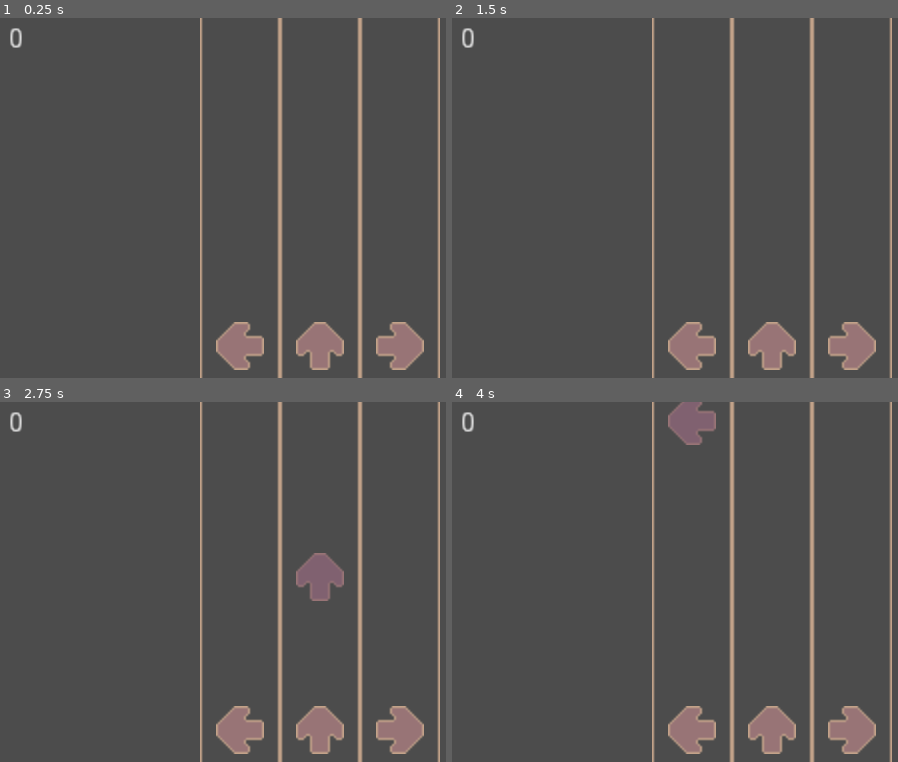
Above: before the commit, frames 1-4 (two rows, left to right).
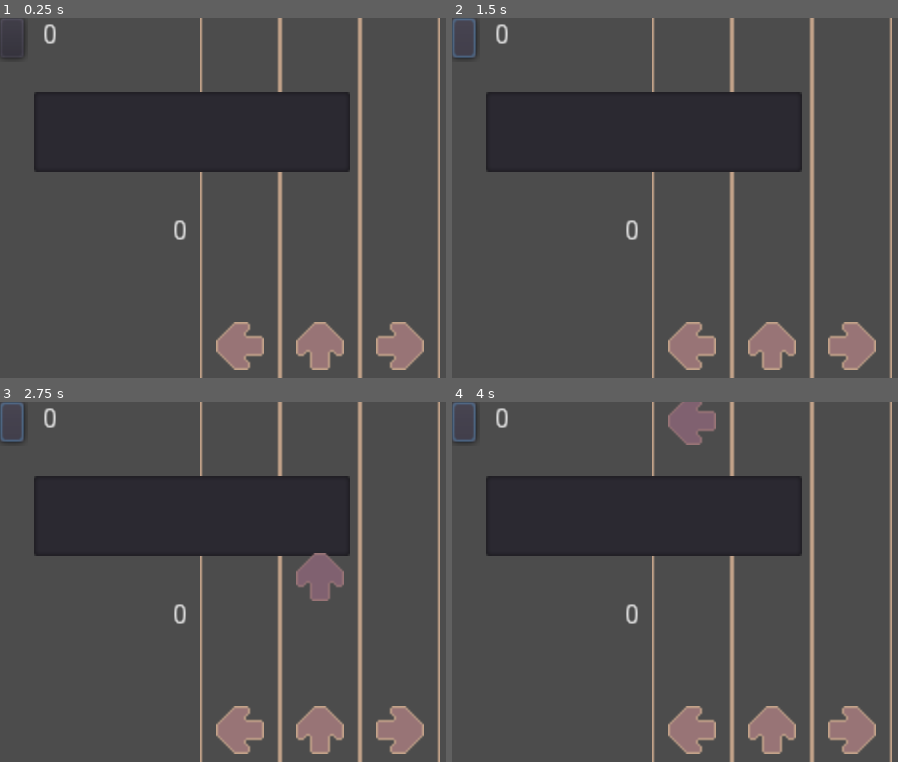
Above: after the commit, the same moments.

Repository: claramckinley/MusicGame
Game: Godot game, scene res://Scenes/Game.tscn
Same seed, same stepped clock (60 frames per second), same inputs: the game is played once before the commit and once after it. Sound files missing from this copy of the repository are replaced by a short silence.
Inputs (mouse positions are in pixels of both pictures, inside the frame that each line leads up to):
- Up to frame 1 (0.25 s): no input
- Up to frame 2 (1.5 s): click (465, 39) at 0.52 s; click (465, 39) at 1.27 s
- Up to frame 3 (2.75 s): click (13, 423) at 2.02 s
- Up to frame 4 (4 s): no input

The runs differ from the first frame. In frame 1, 16% of the frame differs, in the area x 0-79%, y 1-62%; in frame 2, 16%, in the area x 0-79%, y 0-62%; in frame 3, 16%; in frame 4, 16%.

Commit message:
minor changes

Diff:
--- a/API/spotify.gd
+++ b/API/spotify.gd
@@ -1,6 +1,7 @@
 extends Node
 
 var clientId = "35eb3120ba3841ddbc1b3cab8c573f80"
+var clientSecret = "8288717bc1004029b002cfe9bef7a50c"
 var code = null
 
 var verifier = null
--- a/Scenes/Game.tscn
+++ b/Scenes/Game.tscn
@@ -8,7 +8,6 @@
 [ext_resource path="res://Scripts/Game.gd" type="Script" id=6]
 [ext_resource path="res://Sprites/arrow_up_frames.tres" type="SpriteFrames" id=7]
 [ext_resource path="res://Scenes/Conductor.tscn" type="PackedScene" id=8]
-[ext_resource path="res://addons/gopotify/client.gd" type="Script" id=9]
 
 [node name="Game" type="Node2D"]
 script = ExtResource( 6 )
@@ -34,10 +33,20 @@
 input = "right"
 
 [node name="Label" type="Label" parent="."]
-margin_left = 4.0
-margin_top = 4.0
-margin_right = 44.0
-margin_bottom = 18.0
+margin_left = 86.0
+margin_top = 100.0
+margin_right = 126.0
+margin_bottom = 114.0
+text = "0"
+__meta__ = {
+"_edit_use_anchors_": false
+}
+
+[node name="Label2" type="Label" parent="."]
+margin_left = 21.0
+margin_top = 2.0
+margin_right = 61.0
+margin_bottom = 16.0
 text = "0"
 __meta__ = {
 "_edit_use_anchors_": false
@@ -58,10 +67,16 @@
 volume_db = -15.0
 bpm = 115
 
-[node name="Gopotify" type="HTTPRequest" parent="."]
-script = ExtResource( 9 )
-client_id = "35eb3120ba3841ddbc1b3cab8c573f80"
-client_secret = "8288717bc1004029b002cfe9bef7a50c"
+[node name="Button" type="Button" parent="."]
+margin_right = 12.0
+margin_bottom = 20.0
+
+[node name="TextEdit" type="TextEdit" parent="."]
+margin_left = 17.0
+margin_top = 37.0
+margin_right = 175.0
+margin_bottom = 77.0
 
 [connection signal="beat" from="Conductor" to="." method="_on_Conductor_beat"]
 [connection signal="measure" from="Conductor" to="." method="_on_Conductor_measure"]
+[connection signal="pressed" from="Button" to="." method="_on_Button_pressed"]
--- a/Scripts/Game.gd
+++ b/Scripts/Game.gd
@@ -25,6 +25,7 @@
 var rand = 0
 var note = load("res://Scenes/Note.tscn")
 var instance
+var http_req
 
 
 func _ready():
@@ -162,3 +163,76 @@
 func reset_combo():
 	combo = 0
 	$Combo.text = ""
+
+
+var clientId = "35eb3120ba3841ddbc1b3cab8c573f80"
+var clientSecret = "8288717bc1004029b002cfe9bef7a50c"
+var code = null
+
+func _on_Button_pressed():
+	if code == null:
+		http_req = HTTPRequest.new()
+		add_child(http_req)
+		http_req.connect("request_completed", self, "_http_request_completed")
+#		get_auth()
+		get_access_to_account()
+	else:
+#		search_spotify($TextEdit.text)
+		play_spotify($TextEdit.text)
+
+func get_auth():
+	var Client = HTTPClient.new()
+	var url = "https://accounts.spotify.com/api/token"
+	var auth = Marshalls.utf8_to_base64(clientId + ":" + clientSecret)
+	var headers = [
+		"Authorization: Basic " + auth,
+		"Content-Type: application/x-www-form-urlencoded"]
+	var body = {"grant_type":"client_credentials"}
+	http_req.request(url, headers, true, HTTPClient.METHOD_POST, Client.query_string_from_dict(body))
+
+func get_access_to_account():
+	var Client = HTTPClient.new()
+	var url = "https://accounts.spotify.com/authorize?"
+	var auth = Marshalls.utf8_to_base64(clientId + ":" + clientSecret)
+	var headers = [
+		"Authorization: Basic " + auth,
+		"Content-Type: application/x-www-form-urlencoded"]
+	var body = {
+		"client_id":clientId,
+		"response_type":"code",
+		"redirect_uri":"http://localhost:8060/callback",
+		"scope":"user-read-private user-read-email"
+	}
+	http_req.request(url, headers, true, HTTPClient.METHOD_POST, Client.query_string_from_dict(body))
+
+func search_spotify(search_query):
+	var Client = HTTPClient.new()
+	var url = "https://api.spotify.com/v1/search?" + "q=" + search_query + "&type=track&limit=10"
+	var headers = ["Authorization: Bearer " + code]
+	print(url)
+	http_req.request(url, headers, true, HTTPClient.METHOD_GET)
+
+func play_spotify(search_query):
+	var Client = HTTPClient.new()
+	var url = "https://api.spotify.com/v1/me/player/play"
+	var headers = ["Authorization: Bearer " + code]
+	print(url)
+	var body = {"scope":"user-modify-playback-state user-read-playback-state"}
+	http_req.request(url, headers, true, HTTPClient.METHOD_PUT, Client.query_string_from_dict(body))
+
+
+func _http_request_completed(result, response_code, headers, body):
+	print("completed " + str(response_code))
+	if result == HTTPRequest.RESULT_SUCCESS:
+		if response_code == 200:
+			var json_string = body.get_string_from_utf8()
+			print(json_string)
+			$Label.text = json_string
+			var json_result = JSON.parse(json_string)
+			var variant = json_result.get_result()
+			code = variant.get("access_token")
+		else:
+			print("http Error")
+#			print(headers)
+			print(body.get_string_from_utf8())
+			$Label.text = body.get_string_from_utf8()
Not shown: 1 places in Scenes/Game.tscn that only renumber resources
